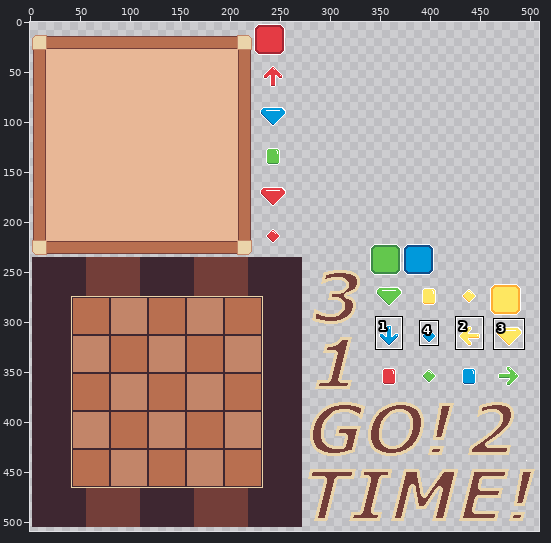
Sprite sheet -- assets/gs20.png. The picture above shows the old version from afar; the outline marks the close-up.
Close-up. Before:
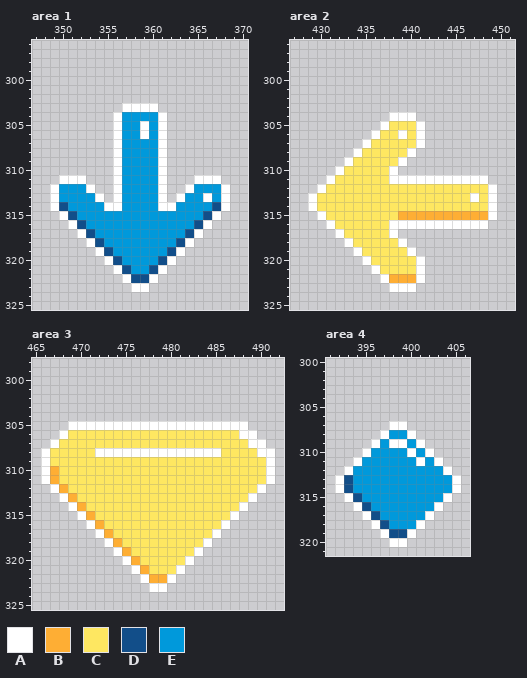
The file is 512x512 pixels. Shown: area 1: x 347..370, y 296..325; area 2: x 427..451, y 296..325; area 3: x 465..492, y 298..325; area 4: x 391..406, y 300..321. The wide view leaves out empty margins. The commit also changed other parts of the picture, which this record leaves out.
Palette (. is transparent): A #ffffff  B #feae34  C #fee761  D #124e89  E #0099db
Pixels before, area 1, first column x 349:
303 ........AAAA........
304 .......AEEEEA.......
305 .......AEEAEA.......
306 .......AEEAEA.......
307 .......AEEEEA.......
308 .......AEEEEA.......
309 .......AEEEEA.......
310 .......AEEEEA.......
311 .AAA...AEEEEA...AAA.
312 AEEEA..AEEEEA..AEEEA
313 AEEEEA.AEEEEA.AEEAEA
314 ADEEEEAAEEEEAAEEEEDA
315 .ADEEEEEEEEEEEEEEDA.
316 ..ADEEEEEEEEEEEEDA..
317 ...ADEEEEEEEEEEDA...
318 ....ADEEEEEEEEDA....
319 .....ADEEEEEEDA.....
320 ......ADEEEEDA......
321 .......ADEEDA.......
322 ........ADDA........
323 .........AA.........
Pixels before, area 2, first column x 429:
304 .........AAA.........
305 ........ACCCA........
306 .......ACCACA........
307 ......ACCCCCA........
308 .....ACCCCCA.........
309 ....ACCCCCA..........
310 ...ACCCCCA...........
311 ..ACCCCCCAAAAAAAAAAA.
312 .ACCCCCCCCCCCCCCCCCCA
313 ACCCCCCCCCCCCCCCCCACA
314 ACCCCCCCCCCCCCCCCCCCA
315 .ACCCCCCCCBBBBBBBBBBA
316 ..ACCCCCCAAAAAAAAAAA.
317 ...ACCCCCA...........
318 ....ACCCCCA..........
319 .....ACCCCCA.........
320 ......ACCCCCA........
321 .......ACCCCA........
322 ........ABBBA........
323 .........AAA.........
Pixels before, area 3, first column x 466:
305 ...AAAAAAAAAAAAAAAAAAAA...
306 ..ACCCCCCCCCCCCCCCCCCCAA..
307 .ACCCCCCCCCCCCCCCCCCCCCAA.
308 ACCCCCAAAAAAAAAAAAAACCCCAA
309 ACCCCCCCCCCCCCCCCCCCCCCCCA
310 ABCCCCCCCCCCCCCCCCCCCCCCCA
311 ABCCCCCCCCCCCCCCCCCCCCCCCA
312 .ABCCCCCCCCCCCCCCCCCCCCCA.
313 ..ABCCCCCCCCCCCCCCCCCCCA..
314 ...ABCCCCCCCCCCCCCCCCCA...
315 ....ABCCCCCCCCCCCCCCCA....
316 .....ABCCCCCCCCCCCCCA.....
317 ......ABCCCCCCCCCCCA......
318 .......ABCCCCCCCCCA.......
319 ........ABCCCCCCCA........
320 .........ABCCCCCA.........
321 ..........ABCCCA..........
322 ...........ABBA...........
323 ............AA............
Pixels before, area 4, first column x 392:
307 ......AA......
308 .....AEEA.....
309 ....AEAAEA....
310 ...AEEEEAEA...
311 ..AEEEEEEAEA..
312 .AEEEEEEEEEEA.
313 ADEEEEEEEEEEEA
314 ADEEEEEEEEEEEA
315 .ADEEEEEEEEEA.
316 ..ADEEEEEEEA..
317 ...ADEEEEEA...
318 ....ADEEEA....
319 .....ADDA.....
320 ......AA......
New version:
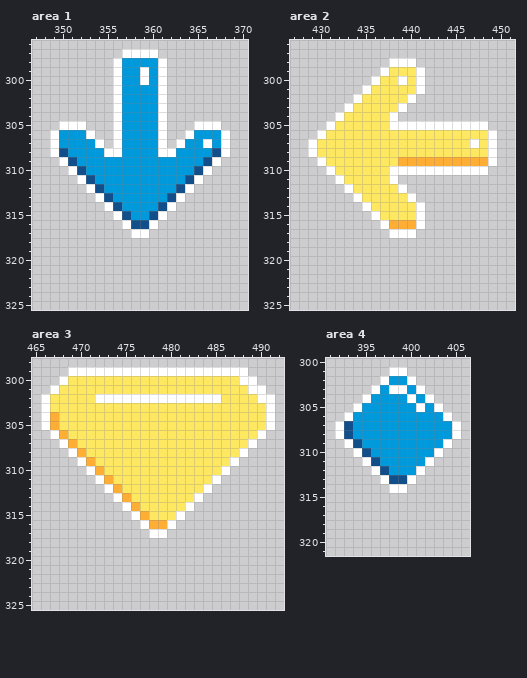
The edit:
Changed rows in their new state; - is an unchanged pixel.
Area 1:
first column x 349:
297 --------AAAA--------
298 -------AEEEEA-------
299 -------AEEAEA-------
300 -------AEEAEA-------
301 -------AEEEEA-------
302 -------AEEEEA-------
303 -------AEEEEA-------
305 -AAA------E-----AAA-
306 AEEEA-----E----AEEEA
307 AEEEEA--------AEEAEA
308 ADEEEEA------AEEEEDA
309 -ADEEEEE----EEEEEDA-
310 --ADEEEE----EEEEDA--
311 -..-DEEE----EEED-..-
312 ....-DEE----EED-....
313 .....-DE----ED-.....
314 ......-D----D-......
315 -......AD--DA......-
316 --......ADDA......--
317 ---......AA......---
318 ----............----
319 -----..........-----
320 ------........------
321 -------......-------
322 --------....--------
323 ---------..---------
Area 2:
first column x 429:
298 ---------AAA---------
299 --------ACCCA--------
300 -------ACCACA--------
301 ------ACCCCCA--------
302 -----ACCCCCA---------
303 ----ACCCCCA----------
304 ---ACCCCC-..---------
305 --ACCCCCCAAA-AAAAAAA-
306 -ACCCCCC--C-CCCCCCCCA
307 ACCCCCC-----CCCCCCACA
308 ACCCCC-----CCCCCCCCCA
309 -ACCC-----BBBBBBBBBBA
310 --AC------AAAAAAAAAA-
311 --.A------..........-
312 -...A-----A..........
313 .....A-----A.........
314 ......A-----A........
315 -......A--CCA........
316 --......ABBB-.......-
317 ---......-AA---------
318 ----.......----------
319 -----.......---------
320 ------.......--------
321 -------......--------
322 --------.....--------
323 ---------...---------
Area 3:
first column x 466:
299 ---AAAAAAAAAAAAAAAAAAAA---
300 --ACCCCCCCCCCCCCCCCCCCAA--
301 -ACCCCCCCCCCCCCCCCCCCCCAA-
302 ACCCCCAAAAAAAAAAAAAACCCCAA
303 ACCCCCCCCCCCCCCCCCCCCCCCCA
304 ABCCCCCCCCCCCCCCCCCCCCCCCA
305 ABCCCCCCCCCCCCCCCCCCCCCCCA
306 -AB-------------------CCA-
307 -.AB--------------------.-
308 ...AB-CCCCCCCCCCCCCC--A...
309 ....AB---------------A....
310 .....AB-------------A.....
311 ......AB-----------A......
312 -......AB---------A......-
313 --......AB-------A......--
314 ---......AB-----A......---
315 ----......AB---A......----
316 -----......ABBA......-----
317 ------......AA......------
318 -------............-------
319 --------..........--------
320 ---------........---------
321 ----------......----------
322 -----------....-----------
323 ------------..------------
Area 4:
first column x 392:
301 ------AA------
302 -----AEEA-----
303 ----AEAAEA----
304 ---AEEEEAEA---
305 --AEEEEEEAEA--
306 -AEEEEEEEEEEA-
307 ADEEEEEEEEEEEA
308 ADEEEE--EEEEEA
309 -ADEE-EE-EEEA-
310 --AD----E-EA--
311 --.AD----EA.--
312 -...AD---A...-
313 .....ADDA.....
314 ......AA......
315 -............-
316 --..........--
317 ---........---
318 ----......----
319 -----....-----
320 ------..------
